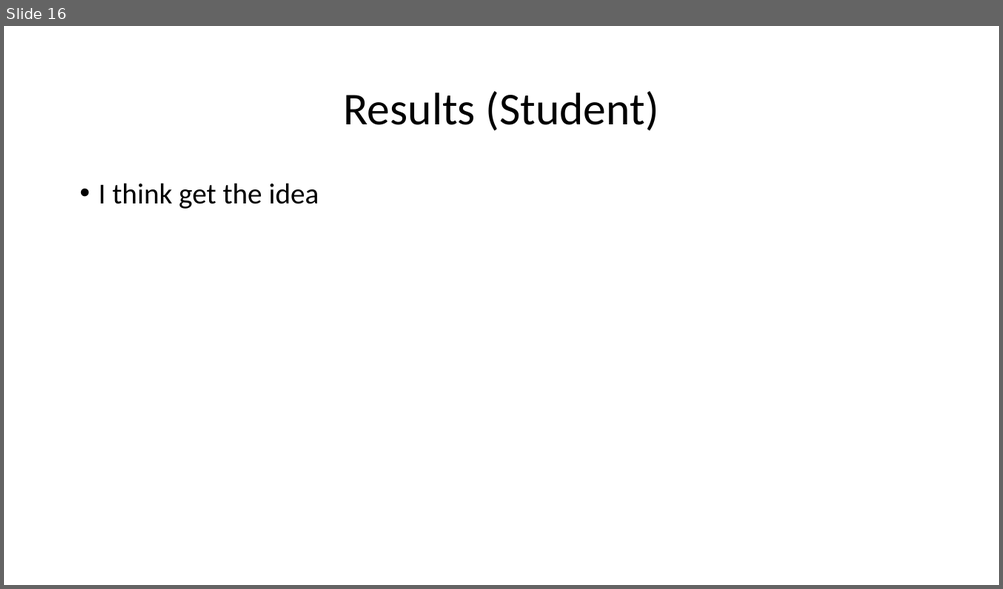
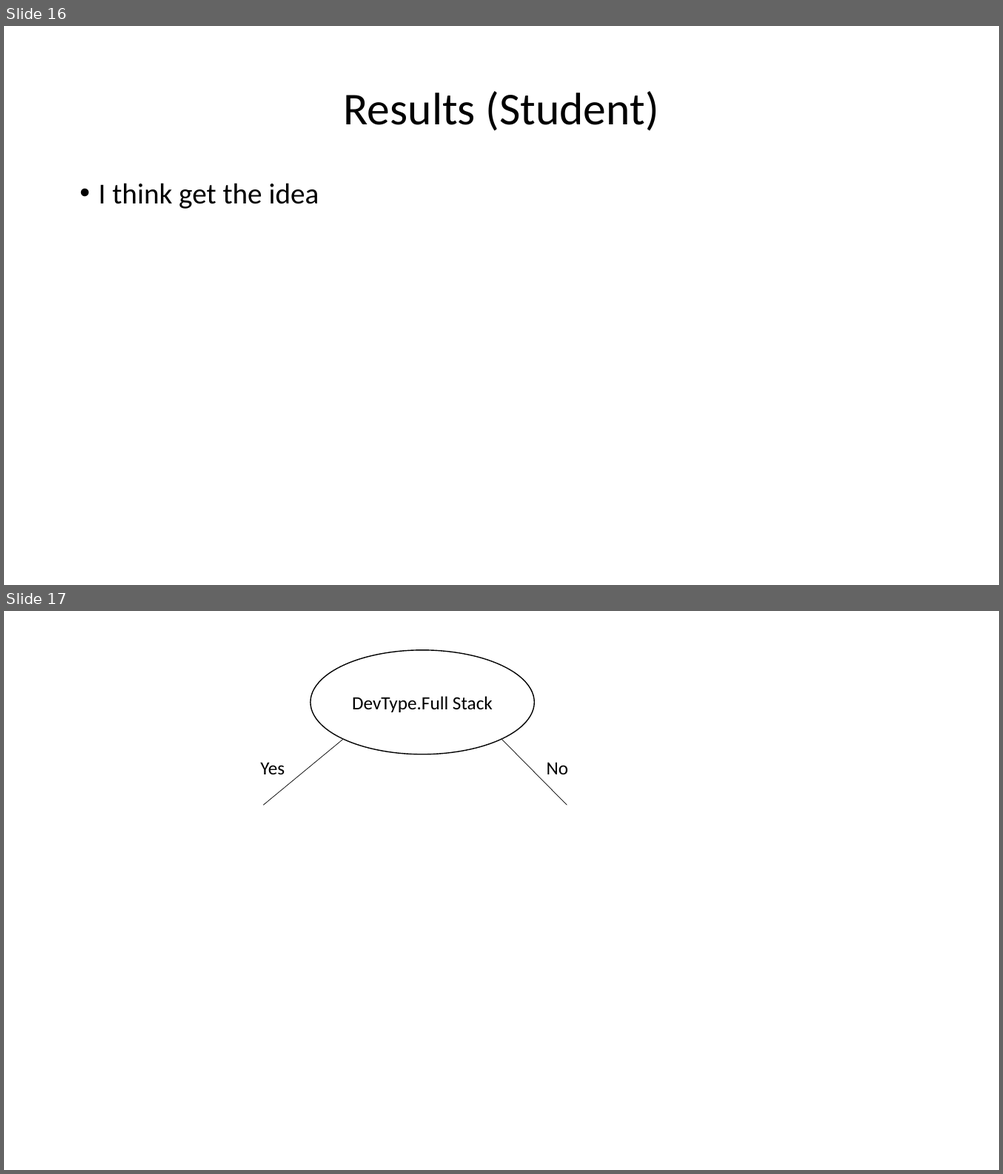
Before and after one commit to Iotaslair/DM-ML-Personal-Project, a slide deck: Presentations/For Me/Presentation.pptx. Shown one above the other, each under a label of ours: slide 16 before the commit, slides 16 and 17 after it. The pictures are 1003x589 and 1003x1174 pixels, drawn with LibreOffice and Linux fonts; fonts in the diff are those of the drawing. Boxes give left, top, right and bottom in pixels: in the first picture for what was removed or moved away, otherwise in the second. Text is boxed around its words. In the diff, an @@ line names an element or a change of style, - is before the commit and + after.

```diff
--- a/Presentations/For Me/Presentation.pptx
+++ b/Presentations/For Me/Presentation.pptx
@@ slide 17 added at (x1=4, y1=611, x2=999, y2=1170), background #FFFFFF @@
@@ ellipse added at (x1=310, y1=649, x2=535, y2=755), fill #FFFFFF, outline #000000 1 pt, 18 pt, text #000000 @@
+DevType.Full Stack
@@ line added from (344, 739) to (264, 805), #000000 0.5 pt @@
@@ line added from (502, 739) to (566, 805), #000000 0.5 pt @@
@@ text added at (x1=260, y1=762, x2=284, y2=775), 18 pt, text #000000 @@
+Yes
@@ text added at (x1=546, y1=762, x2=569, y2=775), 18 pt, text #000000 @@
+No
```
Also in this commit, not shown: 1 slide removed, 3 other files.
